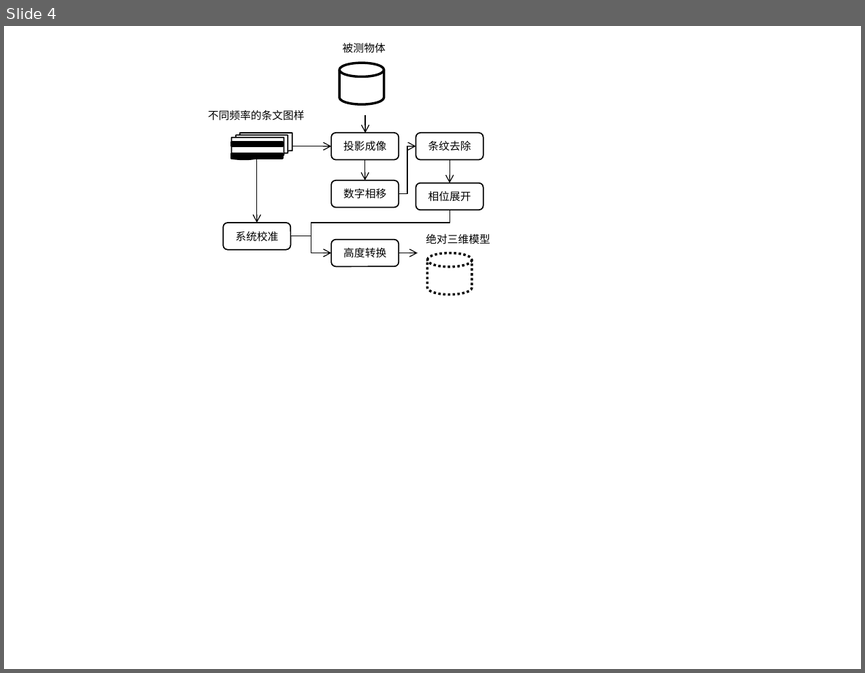
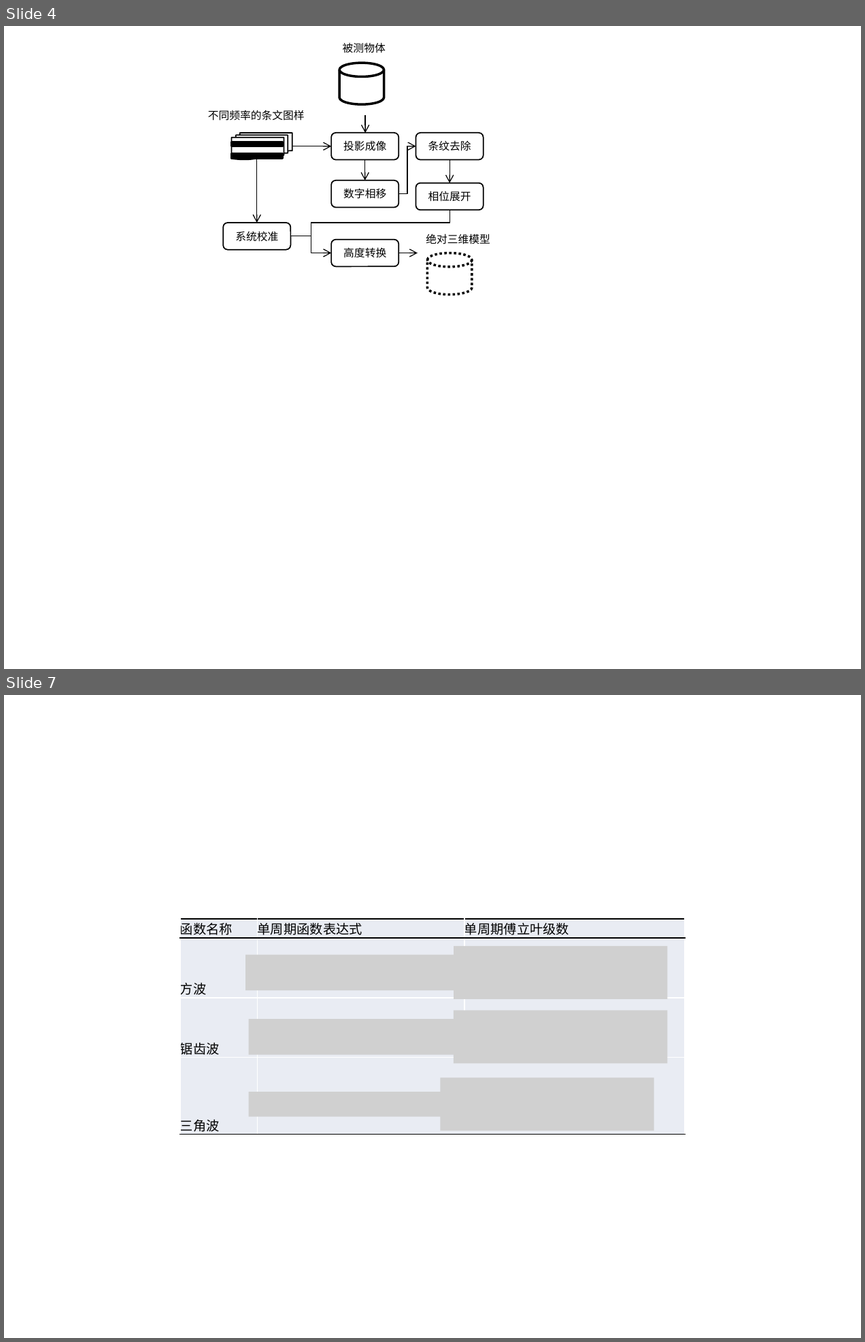
Before and after one commit to FZhg/Undergraduate-Thesis, a slide deck: Graphic & Tables.pptx. Shown one above the other, each under a label of ours: slide 4 before the commit, slides 4 and 7 after it; the slides between them are not shown. The pictures are 865x673 and 865x1342 pixels, drawn with LibreOffice and Linux fonts; fonts in the diff are those of the drawing; grey boxes stand for pictures. Boxes give left, top, right and bottom in pixels: in the first picture for what was removed or moved away, otherwise in the second. Text is boxed around its words. In the diff, an @@ line names an element or a change of style, - is before the commit and + after.

```diff
--- a/Graphic & Tables.pptx
+++ b/Graphic & Tables.pptx
@@ slide 7 added at box(4, 695, 861, 1338), background #FFFFFF @@
@@ table added at box(181, 919, 685, 1137), 4 rows, 3 columns @@
+函数名称 | 单周期函数表达式 | 单周期傅立叶级数
+方波 |  | 
+锯齿波 |  | 
+三角波 |  | 
@@ picture added at box(245, 955, 455, 991) @@
@@ picture added at box(454, 946, 667, 999) @@
@@ picture added at box(248, 1019, 456, 1055) @@
@@ picture added at box(454, 1011, 667, 1064) @@
@@ picture added at box(440, 1077, 653, 1130) @@
@@ picture added at box(248, 1091, 458, 1117) @@
```
Also in this commit, not shown: 1 other slide added, 8 other files.
